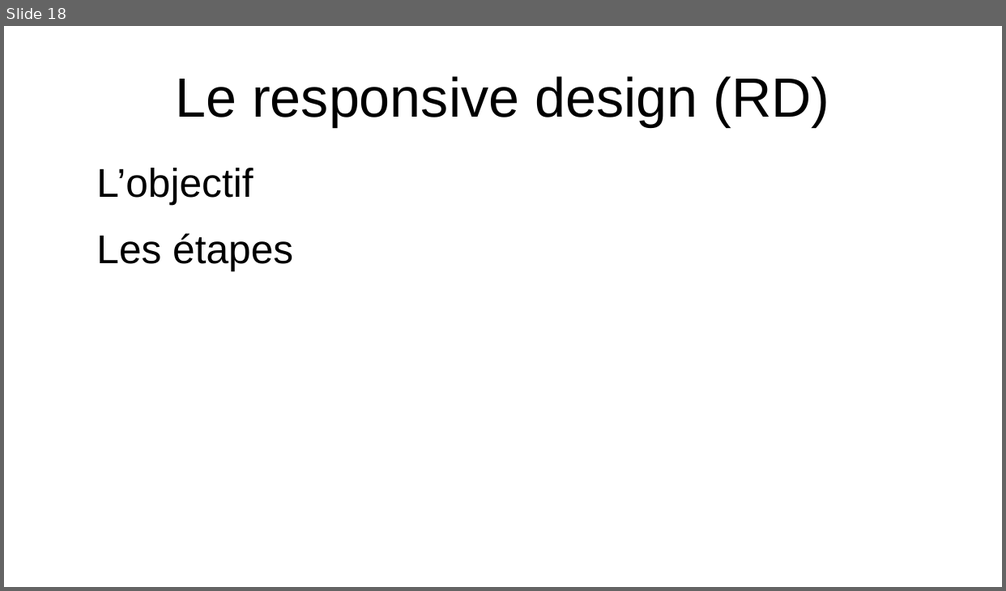
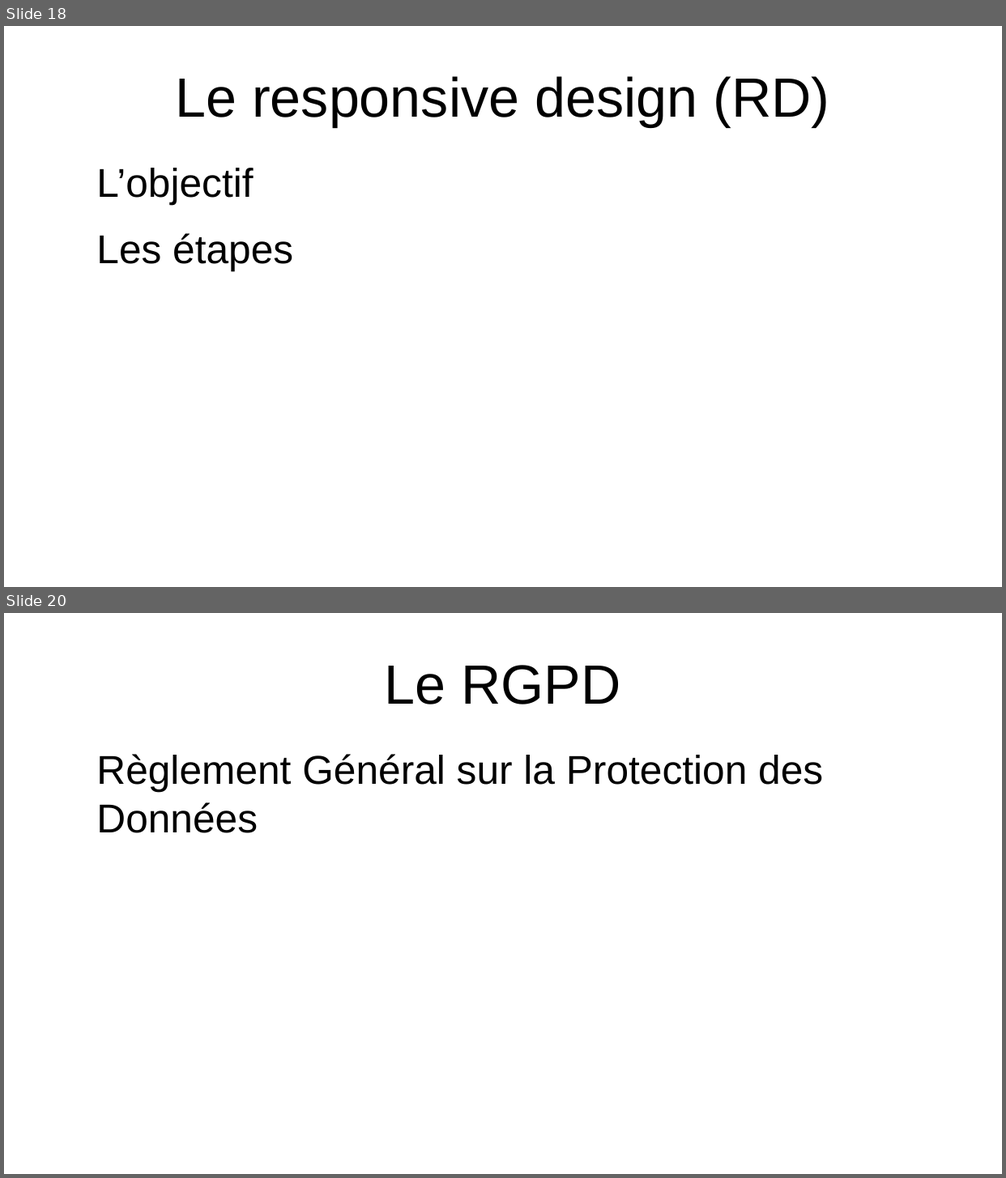
Before and after one commit to FreakyFennec/Les-Evenements, a slide deck: Dossier synthèse et professionnel/powerpoint-DS-AHJ.odp. Shown one above the other, each under a label of ours: slide 18 before the commit, slides 18 and 20 after it; the slides between them are not shown. The pictures are 1006x591 and 1006x1178 pixels, drawn with LibreOffice and Linux fonts; fonts in the diff are those of the drawing. Boxes give left, top, right and bottom in pixels: in the first picture for what was removed or moved away, otherwise in the second. Text is boxed around its words. In the diff, an @@ line names an element or a change of style, - is before the commit and + after.

```diff
--- a/Dossier synthèse et professionnel/powerpoint-DS-AHJ.odp
+++ b/Dossier synthèse et professionnel/powerpoint-DS-AHJ.odp
@@ slide 20 added at [4,613,1002,1174], background #FFFFFF @@
@@ title added at [385,665,621,705], 44 pt, text #000000 @@
+Le RGPD
@@ text added at [96,754,823,833], 32 pt, text #000000 @@
+Règlement Général sur la Protection des Données
```
Also in this commit, not shown: 1 slide changed, 5 other slides added, 1 other file.
